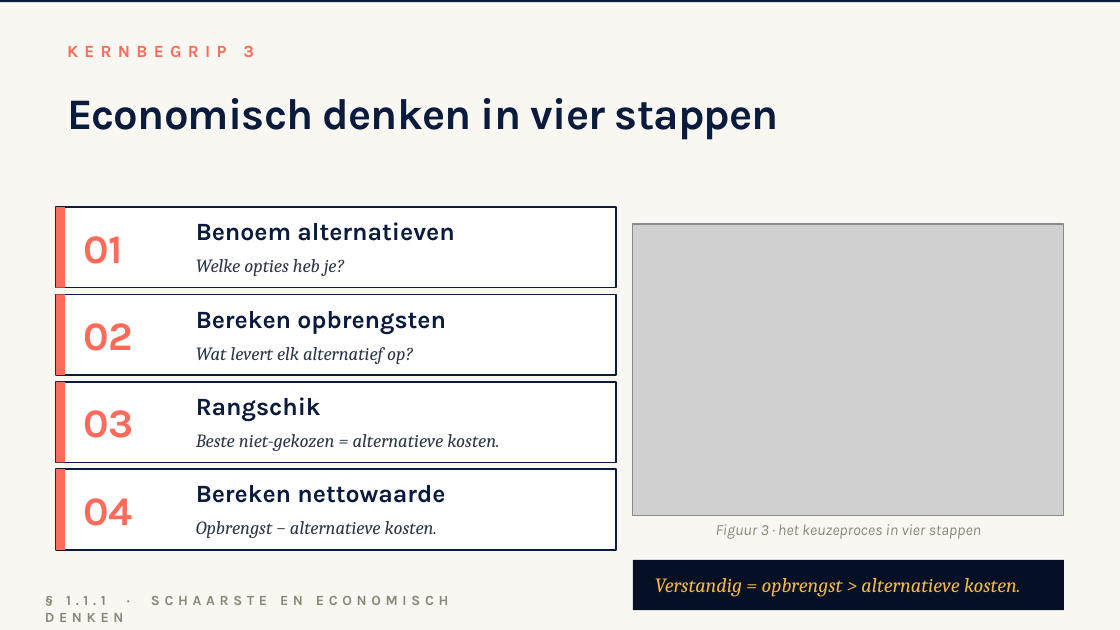
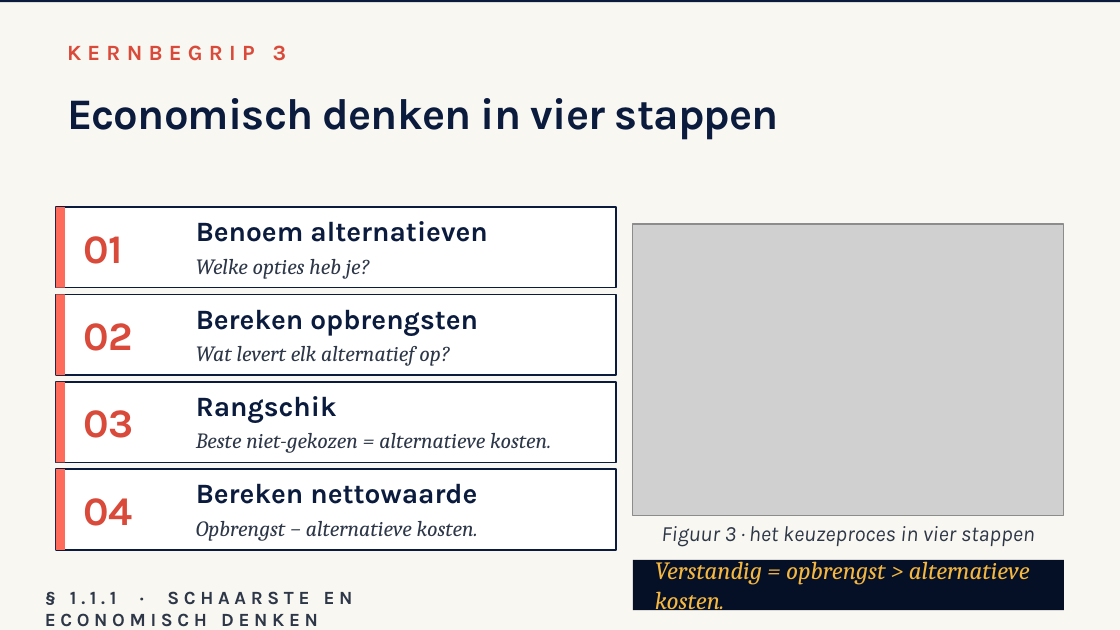
Before and after one commit to meijer1973/4veco-lessen, a slide deck: slide 5 of Boek 1 - Grondslagen, vraag en aanbod/1.1 Hoofdstuk Economisch denken en rekenen/1.1.1 Schaarste en economisch denken/1.1.1 Schaarste en economisch denken – presentatie.pptx. Drawn at 1120x630 pixels with LibreOffice and Linux fonts; fonts in the diff are those of the drawing; grey boxes stand for pictures. Boxes give left, top, right and bottom in pixels: in the first picture for what was removed or moved away, otherwise in the second. Text is boxed around its words. In the diff, an @@ line names an element or a change of style, - is before the commit and + after.

```diff
--- a/Boek 1 - Grondslagen, vraag en aanbod/1.1 Hoofdstuk Economisch denken en rekenen/1.1.1 Schaarste en economisch denken/1.1.1 Schaarste en economisch denken – presentatie.pptx
+++ b/Boek 1 - Grondslagen, vraag en aanbod/1.1 Hoofdstuk Economisch denken en rekenen/1.1.1 Schaarste en economisch denken/1.1.1 Schaarste en economisch denken – presentatie.pptx
@@ text "KERNBEGRIP 3" at (67,45,287,61): size 11 to 14 pt, text colour #FF6B5B to #D94A3A @@
@@ text colour #FF6B5B to #D94A3A in 4 elements at (84,236,123,264), (84,323,133,351), (84,410,134,438), (84,498,133,526) @@
@@ size 16 to 18 pt in 4 elements at (196,221,487,242), (196,309,478,335), (196,396,337,423), (196,483,477,504) @@
@@ size 12 to 14 pt in 4 elements at (196,259,370,279), (196,346,449,366), (196,433,551,453), (196,521,478,541) @@
@@ text "Figuur 3 · het keuzeproces ..." at (661,526,1035,547): size 10 to 14 pt, text colour #8B8779 to #2D3748 @@
@@ text "Verstandig = opbrengst > alternatieve ..." at (655,557,1030,614): size 13 to 16 pt @@
@@ text "§ 1.1.1 · SCHAARSTE EN ..." at (45,591,353,627): size 9 to 12 pt, text colour #8B8779 to #2D3748 @@
```
Also in this commit, not shown: 8 other slides changed.
